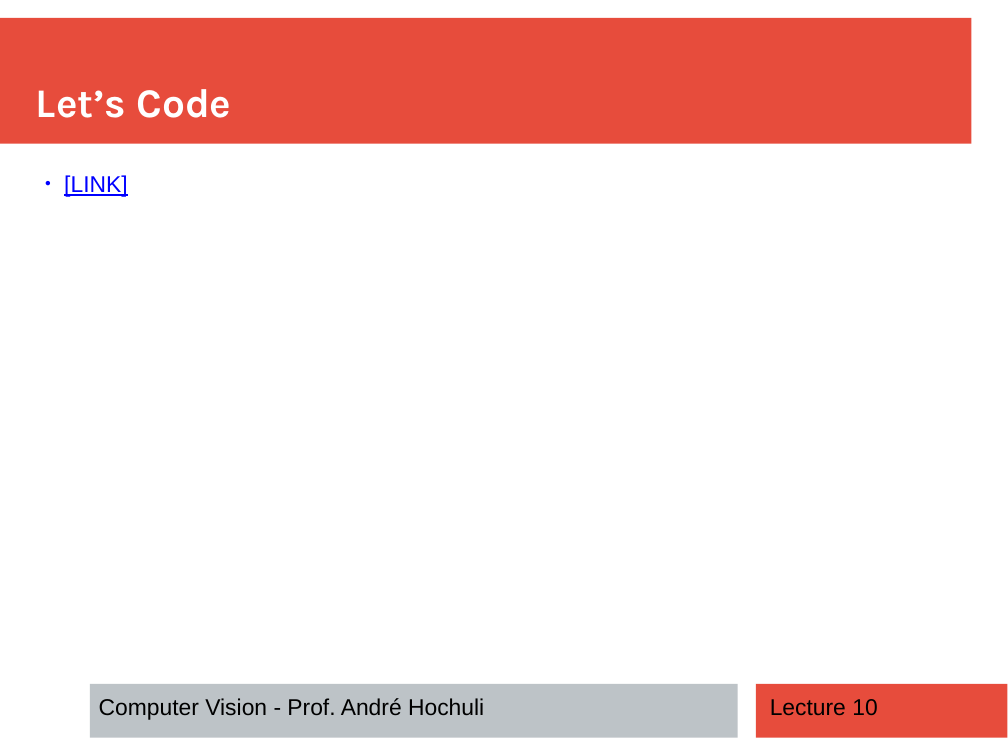
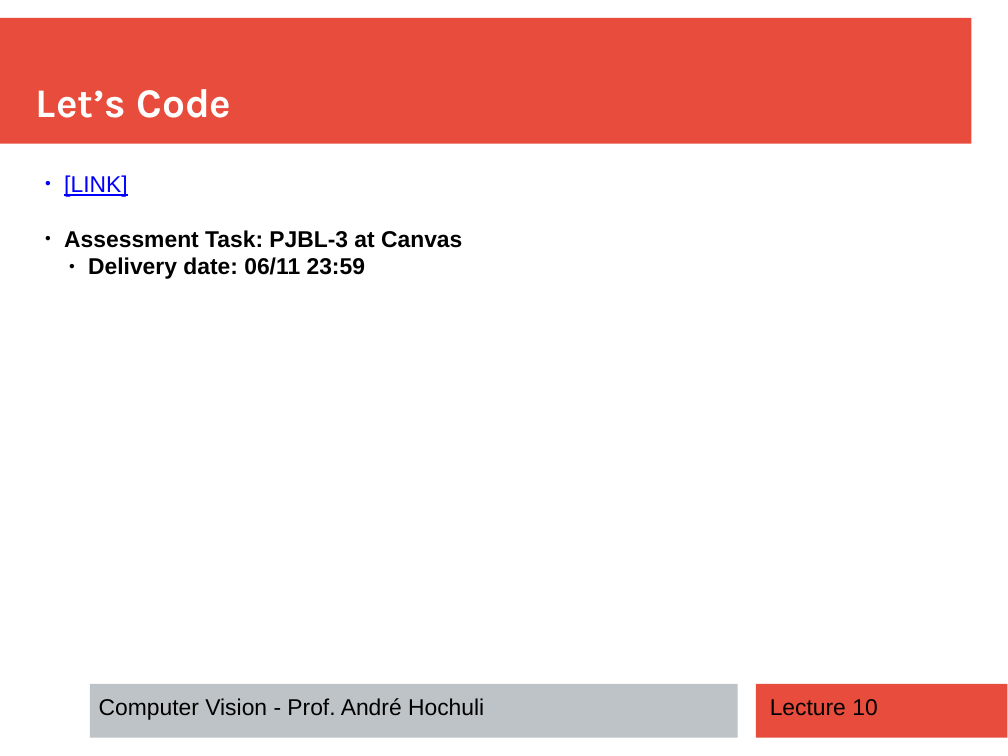
Before and after one commit to andrehochuli/teaching, a slide deck: slide 14 of ComputerVision/Lecture 10 -CNN Applications and Tricks/Lecture 10 -CNN Applications and Tricks.pptx. Drawn at 1008x756 pixels with LibreOffice and Linux fonts; fonts in the diff are those of the drawing. Boxes give left, top, right and bottom in pixels: in the first picture for what was removed or moved away, otherwise in the second. Text is boxed around its words. In the diff, an @@ line names an element or a change of style, - is before the commit and + after.

```diff
--- a/ComputerVision/Lecture 10 -CNN Applications and Tricks/Lecture 10 -CNN Applications and Tricks.pptx
+++ b/ComputerVision/Lecture 10 -CNN Applications and Tricks/Lecture 10 -CNN Applications and Tricks.pptx
@@ text at (64, 230, 462, 279): paragraphs added @@
+● Assessment Task: PJBL-3 at Canvas
+  ● Delivery date: 06/11 23:59
```
Also in this commit, not shown: 1 other file.
